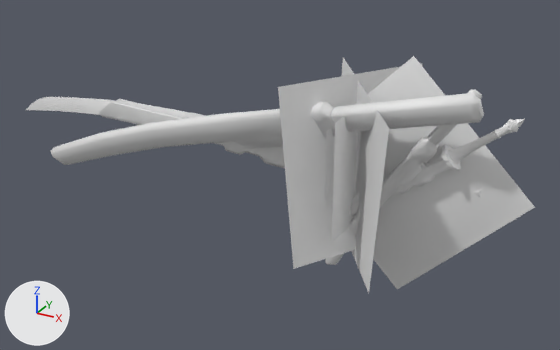
Renders of the OBJ model src/main/resources/assets/flammpfeil.slashblade/model/named/loliblade/model.obj from each side of a commit.
Camera for both pictures: a 50 mm lens placed at (129.0, -379.0, 176.0), pointed at (-84.0, 8.0, -18.0). The lights are fixed; the arrows at lower left show +X, +Y and +Z. Where no turn or scale is listed for an object, it has been applied to the vertices. Vertices at the same position are counted once.

The first picture shows 'model'.
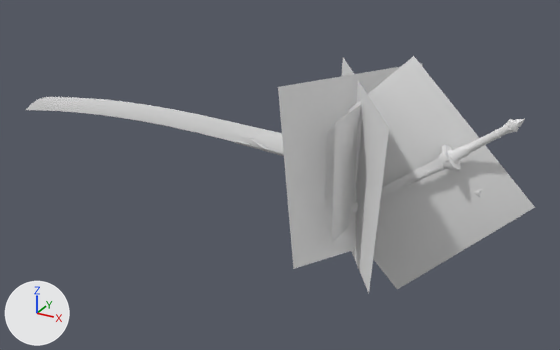
Where the change shows, as pixel boxes [x1, y1, x2, y2] in the pictures (560 x 350 px):
```json
{"part": 1, "of": "me_model", "change": "deleted", "before": [51, 89, 484, 265]}
{"part": 2, "of": "me_model", "change": "cut back", "before": [99, 99, 285, 168]}
```

Edits to the scene script, one JSON object a line:
```json
{"op": "add", "block": "mat_mat1", "code": ["mat_mat1 = principled_material('mat1')", "mat_mat1.base_color = (0.8, 0.8, 0.8)  # white #e7e7e7", "mat_mat1.roughness = 1.0"]}
{"block": "me_model", "where": "# used by ob_model"}
{"op": "remove", "block": "me_model", "code": "me_model.from_pydata(...)  # 1694 vertices, 3182 faces; spans x -295.0..71.0, y -49.0..51.0, z -71.0..71.0"}
{"op": "add", "block": "me_model", "code": "me_model.from_pydata(...)  # 1076 vertices, 1977 faces; spans x -295.0..71.0, y -49.0..51.0, z -71.0..71.0"}
{"block": "me_model", "change": "me_model part 1: 6 loose pieces with 479 vertices, spanning x -277.0..44.0, y -29.0..16.0, z -62.0..64.0, are deleted"}
{"block": "me_model", "change": "me_model part 2"}
{"block": "me_model", "change": "139 vertices are removed from x -222.0..-40.0, y -5.0..11.0, z -8.0..17.0"}
{"block": "me_model", "change": "277 faces are deleted"}
{"block": "me_model", "change": "3 new faces join them"}
{"op": "add", "block": "me_model", "code": "me_model.materials.append(mat_mat1)  # white #e7e7e7"}
```
